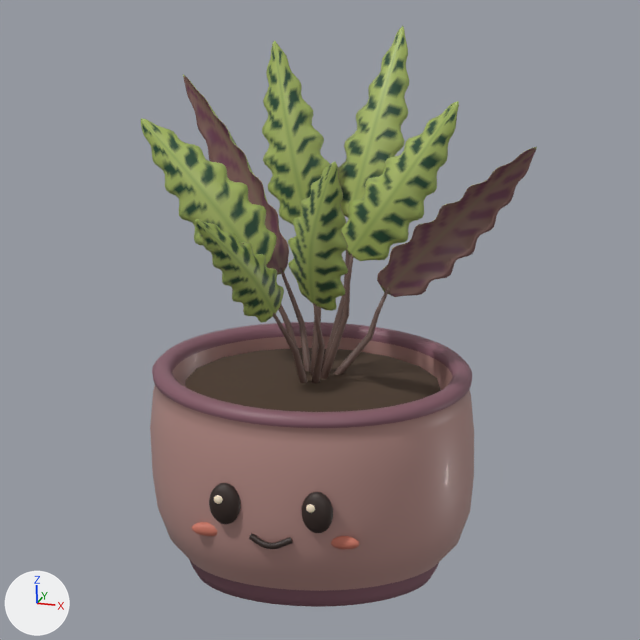
The Blender file assets/characters/rattlesnake-plant/source/rattlesnake-plant.blend as it was, and as the next commit left it.
Rendered twice from the file's camera 'Portrait camera'. Every picture has the same lights, and +X, +Y and +Z are marked at lower left. The picture after the commit comes second.

Names of what the first picture shows: 'Eye', 'Eye.001', 'Rattlesnake spotted lancelets', 'Soil', 'Wheel-thrown ceramic' and 5 more.
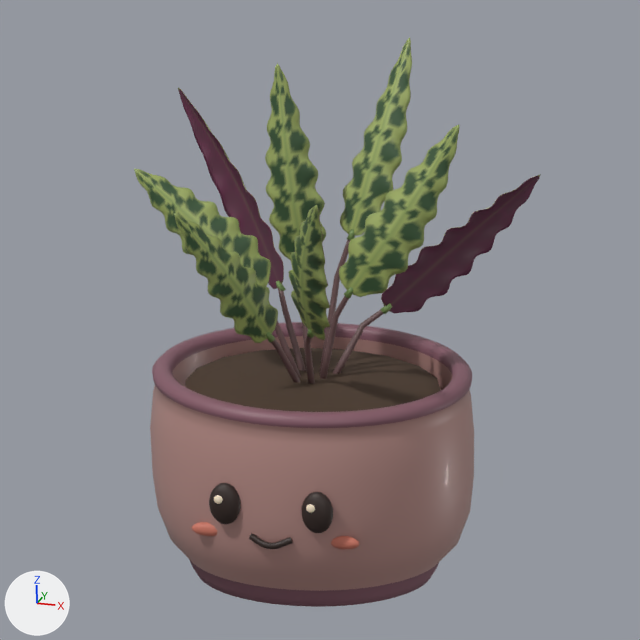
What differs and where, as boxes [x1, y1, x2, y2] in the pictures (640 x 640 px):
'Rattlesnake spotted lancelets', deleted (green)
    before: [141, 26, 537, 383]
'Rattlesnake blade 02', added (green)
    after: [339, 125, 459, 297]
'Rattlesnake blade 05', added (brown)
    after: [381, 174, 541, 314]
'Rattlesnake blade 01', added (green)
    after: [265, 63, 326, 260]
'Rattlesnake blade 07', added (green)
    after: [340, 37, 412, 236]
'Rattlesnake blade 08', added (green)
    after: [174, 213, 278, 343]
'Rattlesnake blade 03', added (green)
    after: [134, 169, 271, 286]
'Rattlesnake blade 06', added (brown)
    after: [178, 87, 284, 289]
'Rattlesnake blade 04', added (green)
    after: [289, 205, 330, 340]
'Rattlesnake petioles and pulvinus joints', added (brown)
    after: [266, 229, 392, 383]

The change, as a diff of the scene's bpy script:
```diff
--- a/assets/characters/rattlesnake-plant/source/rattlesnake-plant.blend.py
+++ b/assets/characters/rattlesnake-plant/source/rattlesnake-plant.blend.py
@@ mat_rattlesnake_blade_01_pigments @@
+mat_rattlesnake_blade_01_pigments = bpy.data.materials.new('Rattlesnake blade 01 pigments')
+mat_rattlesnake_blade_01_pigments.use_nodes = True; mat_rattlesnake_blade_01_pigments.node_tree.nodes.clear()
+_N = mat_rattlesnake_blade_01_pigments.node_tree.nodes; _L = mat_rattlesnake_blade_01_pigments.node_tree.links
+n0 = _N.new('ShaderNodeBsdfPrincipled'); n0.name = 'Principled BSDF'
+n0.inputs[19].default_value = 0.135  # 'Coat Weight'
+n1 = _N.new('ShaderNodeOutputMaterial'); n1.name = 'Material Output'
+n2 = _N.new('ShaderNodeVertexColor'); n2.name = 'Color Attribute'
+n2.layer_name = 'Botanical pigments'
+_L.new(n0.outputs[0], n1.inputs[0])  # 'BSDF' to 'Surface'
+_L.new(n2.outputs[0], n0.inputs[0])  # 'Color' to 'Base Color'
@@ ob_rattlesnake_spotted_lancelets @@
-ob_rattlesnake_spotted_lancelets = bpy.data.objects.new('Rattlesnake spotted lancelets', me_rattlesnake_spotted_lancelets)
@@ ob_rattlesnake_petioles_and_pulvinus_joints @@
+ob_rattlesnake_petioles_and_pulvinus_joints = bpy.data.objects.new('Rattlesnake petioles and pulvinus joints', me_rattlesnake_petioles_and_pulvinus_joints)  # 480 vertices, 576 faces; spans x -0.29..0.32, y -0.269..0.328, z -0.057..0.741
+ob_rattlesnake_petioles_and_pulvinus_joints.parent = ob_foliage_sway
+ob_rattlesnake_petioles_and_pulvinus_joints.location = (0.0, 0.0, 0.0)
@@ ob_rattlesnake_blade_08 @@
+ob_rattlesnake_blade_08 = bpy.data.objects.new('Rattlesnake blade 08', me_rattlesnake_blade_08)  # 1472 vertices, 1500 faces; spans x -0.53..-0.117, y -0.64..-0.214, z 0.293..1.06
+ob_rattlesnake_blade_08.parent = ob_foliage_sway
+ob_rattlesnake_blade_08.location = (0.0, 0.0, 0.0)
@@ ob_rattlesnake_blade_07 @@
+ob_rattlesnake_blade_07 = bpy.data.objects.new('Rattlesnake blade 07', me_rattlesnake_blade_07)  # 1472 vertices, 1500 faces; spans x 0.041..0.36, y 0.263..0.64, z 0.704..1.65
+ob_rattlesnake_blade_07.parent = ob_foliage_sway
+ob_rattlesnake_blade_07.location = (0.0, 0.0, 0.0)
@@ ob_rattlesnake_blade_06 @@
+ob_rattlesnake_blade_06 = bpy.data.objects.new('Rattlesnake blade 06', me_rattlesnake_blade_06)  # 1472 vertices, 1500 faces; spans x -0.92..-0.239, y 0.282..0.72, z 0.36..1.24
+ob_rattlesnake_blade_06.parent = ob_foliage_sway
+ob_rattlesnake_blade_06.location = (0.0, 0.0, 0.0)
@@ ob_rattlesnake_blade_05 @@
+ob_rattlesnake_blade_05 = bpy.data.objects.new('Rattlesnake blade 05', me_rattlesnake_blade_05)  # 1472 vertices, 1500 faces; spans x 0.271..0.97, y 0.268..0.71, z 0.293..0.97
+ob_rattlesnake_blade_05.parent = ob_foliage_sway
+ob_rattlesnake_blade_05.location = (0.0, 0.0, 0.0)
@@ ob_rattlesnake_blade_04 @@
+ob_rattlesnake_blade_04 = bpy.data.objects.new('Rattlesnake blade 04', me_rattlesnake_blade_04)  # 1472 vertices, 1500 faces; spans x -0.041..0.27, y -0.81..-0.211, z 0.341..1.24
+ob_rattlesnake_blade_04.parent = ob_foliage_sway
+ob_rattlesnake_blade_04.location = (0.0, 0.0, 0.0)
@@ ob_rattlesnake_blade_03 @@
+ob_rattlesnake_blade_03 = bpy.data.objects.new('Rattlesnake blade 03', me_rattlesnake_blade_03)  # 1472 vertices, 1500 faces; spans x -0.91..-0.221, y -0.117..0.018, z 0.437..1.07
+ob_rattlesnake_blade_03.parent = ob_foliage_sway
+ob_rattlesnake_blade_03.location = (0.0, 0.0, 0.0)
@@ ob_rattlesnake_blade_02 @@
+ob_rattlesnake_blade_02 = bpy.data.objects.new('Rattlesnake blade 02', me_rattlesnake_blade_02)  # 1472 vertices, 1500 faces; spans x 0.121..0.731, y -0.011..0.102, z 0.481..1.41
+ob_rattlesnake_blade_02.parent = ob_foliage_sway
+ob_rattlesnake_blade_02.location = (0.0, 0.0, 0.0)
@@ ob_rattlesnake_blade_01 @@
+ob_rattlesnake_blade_01 = bpy.data.objects.new('Rattlesnake blade 01', me_rattlesnake_blade_01)  # 1472 vertices, 1500 faces; spans x -0.303..0.012, y 0.129..0.211, z 0.562..1.6
+ob_rattlesnake_blade_01.parent = ob_foliage_sway
+ob_rattlesnake_blade_01.location = (0.0, 0.0, 0.0)
```
